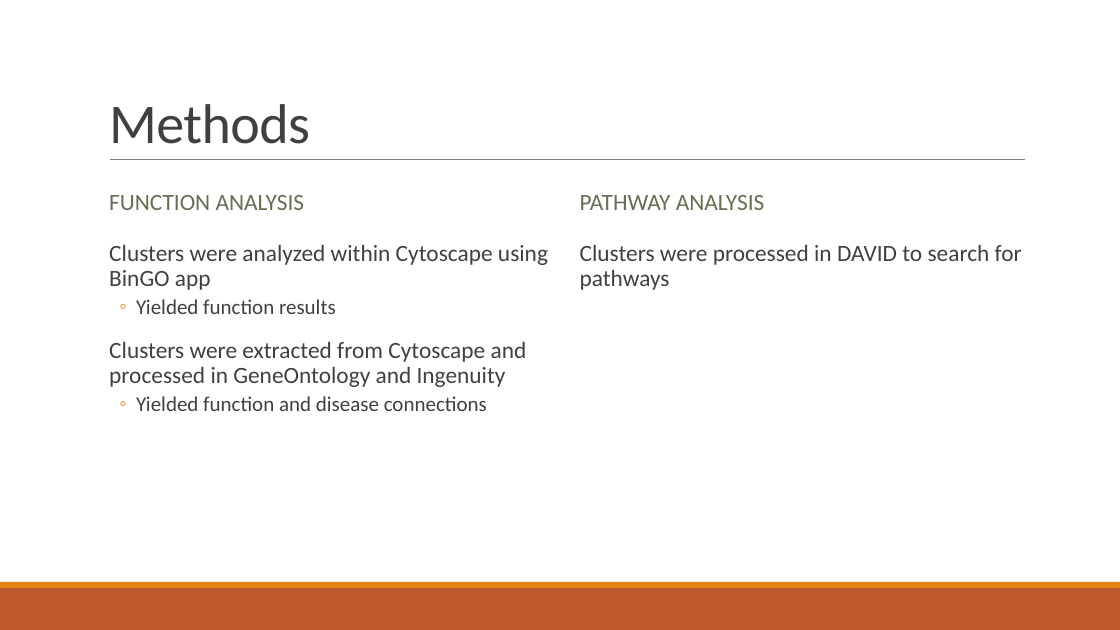
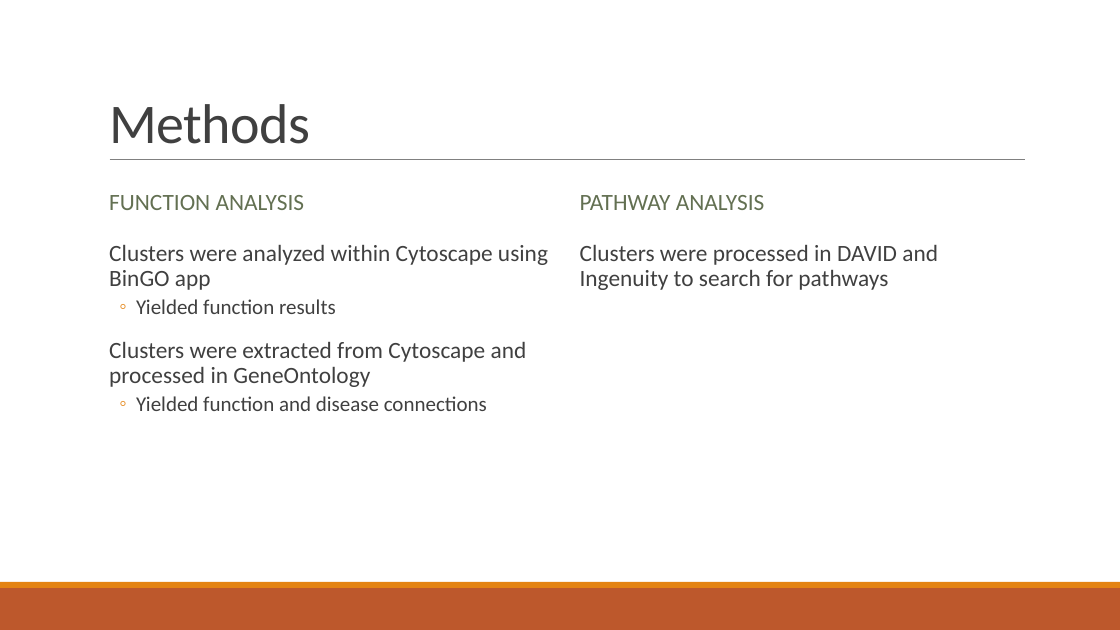
Before and after one commit to dyaom/REHS-2019, a slide deck: slide 9 of Cataract.pptx (slide 8 before the commit). Drawn at 1120x630 pixels with LibreOffice and Linux fonts; fonts in the diff are those of the drawing. Boxes give left, top, right and bottom in pixels: in the first picture for what was removed or moved away, otherwise in the second. Text is boxed around its words. In the diff, an @@ line names an element or a change of style, - is before the commit and + after.

Commit message:
presentation work

```diff
--- a/Cataract.pptx
+++ b/Cataract.pptx
@@ text at (580, 245, 938, 290): text changed @@
-  Clusters were processed in DAVID to search for pathways
+  Clusters were processed in DAVID and Ingenuity to search for pathways
@@ text at (109, 342, 527, 387): text changed @@
-  Clusters were extracted from Cytoscape and processed in GeneOntology and Ingenuity
+  Clusters were extracted from Cytoscape and processed in GeneOntology
```
Also in this commit, not shown: 1 other slide changed, 9 slides added, 20 other files.
